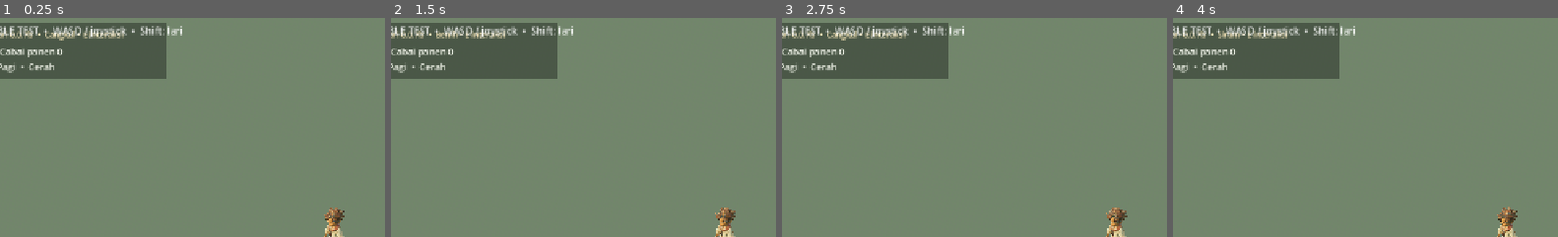
Above: before the commit, frames 1-4 (left to right).
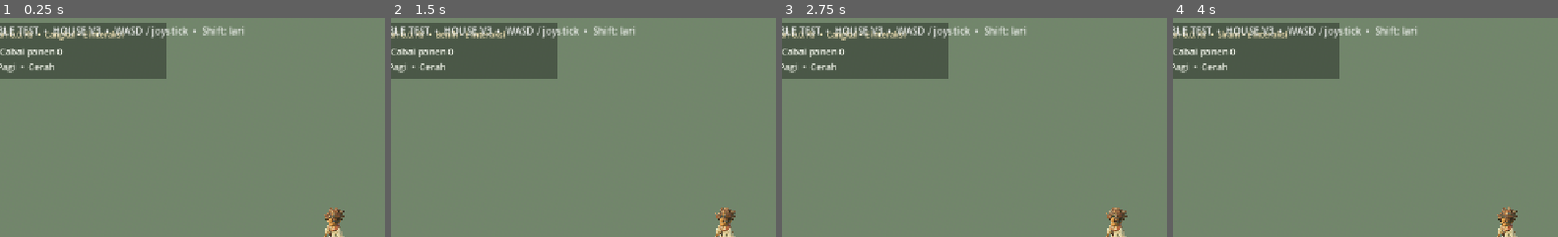
Above: after the commit, the same moments.

Repository: eneft/Lembah-sari
Game: Godot game, scene res://scenes/PlayableV5Test.tscn
The game is run twice, just before and just after one commit, with the same random seed, the same clock (stepped at 60 frames per second) and the same inputs.
Inputs:
- Up to frame 1 (0.25 s): no input
- Up to frame 2 (1.5 s): click "● Cangkul" at 0.5 s; click "Benih" at 1.25 s
- Up to frame 3 (2.75 s): click "Cangkul" at 2 s
- Up to frame 4 (4 s): click "Siram" at 2.75 s; click "● Siram" at 3.5 s
The pictures show only the part of the screen within x 7-57%, y 0-50%; the shares and areas given below are measured in that part.

The runs differ from the first frame. In frame 1, 1.3% of the frame differs, in the area x 13-64%, y 3-10%; in frame 2, 1.3%; in frame 3, 1.3%; in frame 4, 1.3%.

Commit message:
fix(playable): replace embedded hero house with repaired V3

Diff:
--- a/scripts/playable_v5_test.gd
+++ b/scripts/playable_v5_test.gd
@@ -1,8 +1,13 @@
 extends Node3D
 
 const HERO_SCENE: String = "res://assets/models/hero_scene_v5.glb"
+const PLAYER_HOUSE_SCENE: String = "res://assets/models/player_house_repaired_v3.glb"
 const HERO_ROTATION_Y: float = 124.0
 const HERO_SCALE: float = 1.035
+# HeroHouseRoot is authored in Blender at (-3, 2, 0). After the Blender->glTF
+# Z-up to Y-up conversion that becomes (-3, 0, -2) in Godot local space.
+const PLAYER_HOUSE_LOCAL_POSITION: Vector3 = Vector3(-3.0, 0.0, -2.0)
+const PLAYER_HOUSE_LOCAL_ROTATION_Y: float = 180.0
 
 @onready var player: CharacterBody3D = $Player
 
@@ -86,6 +91,55 @@
 	hero.rotation_degrees.y = HERO_ROTATION_Y
 	hero.scale = Vector3.ONE * HERO_SCALE
 	add_child(hero)
+	_replace_embedded_player_house(hero)
+
+
+func _replace_embedded_player_house(hero: Node3D) -> void:
+	# V5's exported environment still contains the earlier authored house under
+	# HeroHouseRoot. Hide/remove that branch before adding the repaired game asset.
+	var legacy_house: Node = _find_node_with_prefix(hero, "HeroHouseRoot")
+	if legacy_house != null:
+		_set_node3d_visibility_recursive(legacy_house, false)
+		legacy_house.queue_free()
+	else:
+		push_warning("[LembahSari] Embedded HeroHouseRoot was not found in V5 hero scene.")
+
+	if not ResourceLoader.exists(PLAYER_HOUSE_SCENE):
+		push_error("[LembahSari] Repaired player house is missing: %s" % PLAYER_HOUSE_SCENE)
+		return
+
+	var house_packed: PackedScene = load(PLAYER_HOUSE_SCENE) as PackedScene
+	if house_packed == null:
+		push_error("[LembahSari] Repaired player house could not be loaded as PackedScene.")
+		return
+
+	var repaired_house: Node3D = house_packed.instantiate() as Node3D
+	if repaired_house == null:
+		push_error("[LembahSari] Repaired player house GLB root is not Node3D.")
+		return
+
+	repaired_house.name = "PlayerHouseRepairedV3"
+	repaired_house.position = PLAYER_HOUSE_LOCAL_POSITION
+	repaired_house.rotation_degrees.y = PLAYER_HOUSE_LOCAL_ROTATION_Y
+	hero.add_child(repaired_house)
+	print("[LembahSari] PLAYABLE_HOUSE_V3_ACTIVE")
+
+
+func _find_node_with_prefix(root: Node, prefix: String) -> Node:
+	if String(root.name).begins_with(prefix):
+		return root
+	for child: Node in root.get_children():
+		var found: Node = _find_node_with_prefix(child, prefix)
+		if found != null:
+			return found
+	return null
+
+
+func _set_node3d_visibility_recursive(root: Node, visible_value: bool) -> void:
+	if root is Node3D:
+		(root as Node3D).visible = visible_value
+	for child: Node in root.get_children():
+		_set_node3d_visibility_recursive(child, visible_value)
 
 
 func _build_test_collision() -> void:
@@ -138,7 +192,7 @@
 	var label: Label = Label.new()
 	label.name = "TestBadge"
 	label.position = Vector2(18.0, 14.0)
-	label.text = "V5 PLAYABLE TEST  •  WASD / joystick  •  Shift: lari"
+	label.text = "V5 PLAYABLE TEST  •  HOUSE V3  •  WASD / joystick  •  Shift: lari"
 	label.add_theme_font_size_override("font_size", 16)
 	label.modulate = Color(1.0, 1.0, 1.0, 0.88)
 	layer.add_child(label)
